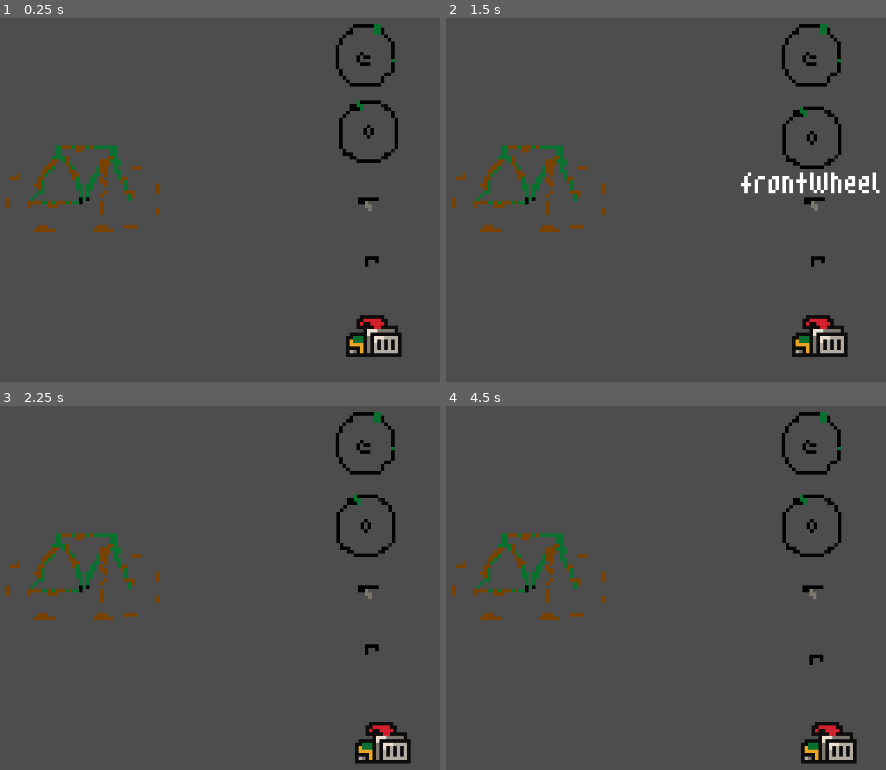
Above: before the commit, frames 1-4 (two rows, left to right).
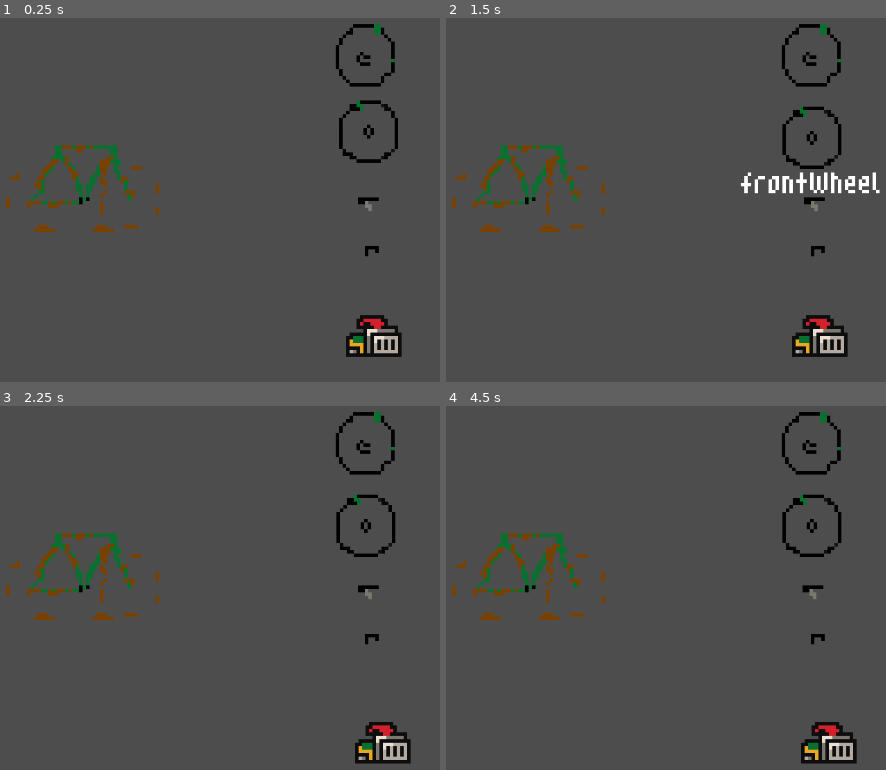
Above: after the commit, the same moments.

Repository: javierrcalvete/bikeShop
Game: Godot game, scene res://scenes/game.tscn
Same seed, same stepped clock (60 frames per second), same inputs: the game is played once before the commit and once after it.
Inputs (mouse positions are in pixels of both pictures, inside the frame that each line leads up to):
- Up to frame 1 (0.25 s): no input
- Up to frame 2 (1.5 s): tap Enter at 0.5 s; move the mouse to (529, 189) at 0.52 s; click (529, 189) at 0.6 s; tap Space at 1.25 s; move the mouse to (811, 130) at 1.27 s; click (811, 130) at 1.35 s
- Up to frame 3 (2.25 s): tap Enter at 2 s; move the mouse to (374, 722) at 2.02 s; click (374, 722) at 2.1 s
- Up to frame 4 (4.5 s): tap Space at 2.75, 4.25 s; move the mouse to (815, 591) at 2.77 s; click (815, 591) at 2.85 s; tap Enter at 3.5 s; move the mouse to (811, 442) at 3.52 s; click (811, 442) at 3.6 s; move the mouse to (820, 649) at 4.27 s; click (820, 649) at 4.35 s

The runs differ from the first frame. In frame 1, 0.1% of the frame differs, in the area x 82-87%, y 62-69%; in frame 2, 0.1%; in frame 3, 0.1%; in frame 4, 0.1%.

Commit message:
change label to not show when in position

Diff:
--- a/scenes/handlebar.tscn
+++ b/scenes/handlebar.tscn
@@ -8,11 +8,18 @@
 atlas = ExtResource("1_xwes4")
 region = Rect2(126, 14, 21, 14)
 
+[sub_resource type="AtlasTexture" id="AtlasTexture_ucg4a"]
+atlas = ExtResource("1_xwes4")
+region = Rect2(130, 0, 10, 12)
+
 [sub_resource type="SpriteFrames" id="SpriteFrames_6mgii"]
 animations = [{
 "frames": [{
 "duration": 1.0,
 "texture": SubResource("AtlasTexture_c258b")
+}, {
+"duration": 1.0,
+"texture": SubResource("AtlasTexture_ucg4a")
 }],
 "loop": true,
 "name": &"default",
@@ -26,21 +33,21 @@
 script = ExtResource("1_tmhvu")
 
 [node name="AnimatedSprite2D" type="AnimatedSprite2D" parent="."]
+position = Vector2(0, -3)
 sprite_frames = SubResource("SpriteFrames_6mgii")
 
 [node name="CollisionShape2D" type="CollisionShape2D" parent="."]
-position = Vector2(-0.5, 3.5)
 shape = SubResource("RectangleShape2D_b23c2")
 
 [node name="Label" type="Label" parent="."]
-offset_left = -17.0
-offset_top = 2.0
-offset_right = 18.0
-offset_bottom = 15.0
+offset_left = -18.0
+offset_right = 17.0
+offset_bottom = 13.0
 theme_override_fonts/font = ExtResource("2_8qm17")
 text = "HandleBar"
 
 [connection signal="area_entered" from="." to="." method="_on_area_entered"]
+[connection signal="area_shape_entered" from="." to="." method="_on_area_shape_entered"]
 [connection signal="input_event" from="." to="." method="_on_input_event"]
 [connection signal="mouse_entered" from="." to="." method="_on_mouse_entered"]
 [connection signal="mouse_exited" from="." to="." method="_on_mouse_exited"]
--- a/scripts/handlebar.gd
+++ b/scripts/handlebar.gd
@@ -41,7 +41,8 @@
 
 
 func _on_mouse_entered():
-	$Label.show()
+	if !wheel_in_position:
+		$Label.show()
 
 func _on_mouse_exited():
 	$Label.hide()
@@ -49,13 +50,14 @@
 
 # makes saddle stay in place on the bike
 func _on_area_entered(area):
-	print(area.name)
+
 
 	if area.name == "HandleBarArea2D":
 		self.global_position = Vector2(10,-16)#area of saddleBikeCollision on bike
+		release_left_mouse_button()
 		print(self.global_position)
 		wheel_in_position = true
-		release_left_mouse_button()
+
 		game_manager.add_score()
 
 		#self.position=bike_saddle_area
--- a/scripts/saddle.gd
+++ b/scripts/saddle.gd
@@ -42,7 +42,8 @@
 
 
 func _on_mouse_entered():
-	$Label.show()
+	if !saddle_in_position:
+		$Label.show()
 
 func _on_mouse_exited():
 	$Label.hide()
@@ -50,7 +51,7 @@
 
 # makes saddle satay in place on the bike
 func _on_area_entered(area):
-	print(area.name)
+
 	var bike_saddle_area
 	if area.name == "SaddleBikeArea2D":
 		self.global_position = Vector2(-7,-15)#area of saddleBikeCollision on bike
--- a/scripts/wheel_back.gd
+++ b/scripts/wheel_back.gd
@@ -38,7 +38,8 @@
 
 
 func _on_mouse_entered():
-	$Label.show()
+	if !wheel_in_position:
+		$Label.show()
 
 func _on_mouse_exited():
 	$Label.hide()
@@ -46,7 +47,7 @@
 
 # makes saddle stay in place on the bike
 func _on_area_entered(area):
-	print(area.name)
+
 
 	if area.name == "BackWheelArea2D2":
 		self.global_position = area.global_position #area of saddleBikeCollision on bike
--- a/scripts/wheel_front.gd
+++ b/scripts/wheel_front.gd
@@ -38,7 +38,8 @@
 
 
 func _on_mouse_entered():
-	$Label.show()
+	if !wheel_in_position:
+		$Label.show()
 
 func _on_mouse_exited():
 	$Label.hide()
Not shown: 1 places in scenes/handlebar.tscn that only renumber resources
